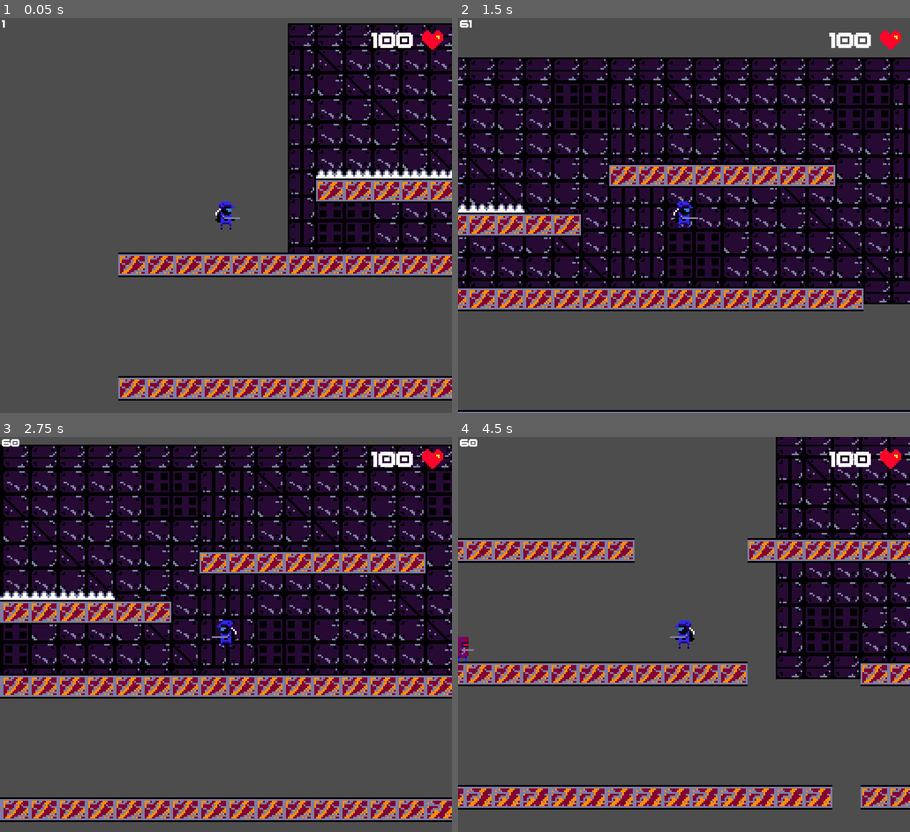
Above: before the commit, frames 1-4 (two rows, left to right).
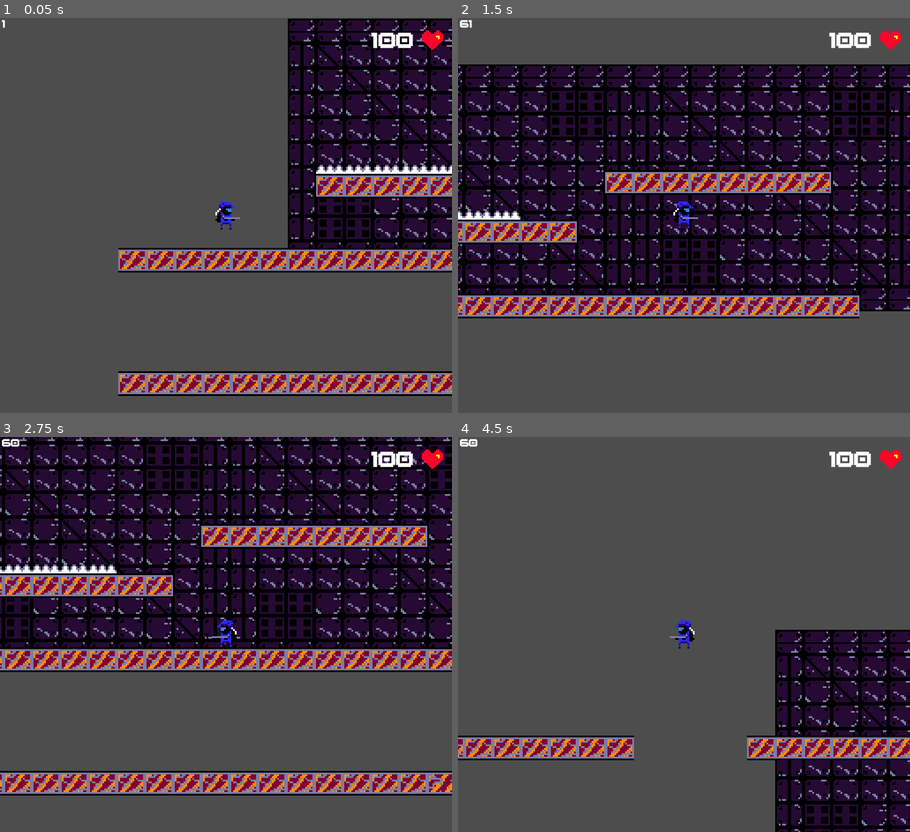
Above: after the commit, the same moments.

Repository: UnknownRori/bunker-the-game
Game: Godot game, scene res://scene/world.tscn
Same seed, same stepped clock (60 frames per second), same inputs: the game is played once before the commit and once after it.
Inputs:
- Up to frame 1 (0.05 s): no input
- Up to frame 2 (1.5 s): tap Enter (Start) at 0.5 s; hold Right (right) from 0.53 s (still down); tap X (B) at 0.6 s; tap Up (up) at 0.77, 0.8, 1.07, 1.35 s
- Up to frame 3 (2.75 s): tap Up (up) at 1.52, 1.82, 2.3 s; tap X (B) at 1.55 s; release Right (right) at 2.03 s; hold Left (left) from 2.03 s (still down); tap Z (A) at 2.1 s
- Up to frame 4 (4.5 s): release Left (left) at 2.78 s; hold Right (right) 2.78-4.28 s; tap X (B) at 2.85 s; tap Up (up) at 3.02, 3.32, 3.77, 3.8, 4.07 s; tap Space (Select) at 3.6 s; hold Left (left) from 4.28 s (still down); tap Enter (Start) at 4.35 s

The runs differ from the first frame. In frame 1, 18% of the frame differs, in the area x 26-100%, y 0-97%; in frame 2, 40%; in frame 3, 54%, in the area x 0-100%, y 0-98%; in frame 4, 41%.

Commit message:
🛠️ Fix movement

Diff:
--- a/src/Composable/Movement.gd
+++ b/src/Composable/Movement.gd
@@ -3,15 +3,15 @@
 @export var speed: float = 250
 @export var jump_power: float = -800
 
-@export var friction: float = 40
-@export var acceleration: float = 100
+@export_range(0.0 , 1.0) var friction: float = 0.5
+@export_range(0.0 , 1.0) var acceleration: float = 0.8
 
-@export var gravity: float = 60
+@export var gravity: float = 4000
 @export var max_jumps: int = 2
 @export var direction_face: int = 1
 var current_jump: int = 0
 
-@onready var parent: Object = get_parent()
+@onready var parent: CharacterBody2D = get_parent()
 @onready var sprite: AnimatedSprite2D = get_parent().get_node("Sprite")
 @onready var controllable: Node = get_parent().get_node("Controllable")
 @onready var hp: Node = get_parent().get_node("Health")
@@ -24,15 +24,8 @@
 	if (controllable):
 		direction = controllable.MOVE_DIR
 
-	if direction != Vector2.ZERO:
-		accelerate(direction)
-		flip_animate(direction)
-		jump(direction)
-	elif direction.x == 0:
-		add_friction()
-
-	gravity_update()
-	parent.move_and_slide()
+	move(direction, delta)
+	flip_animate(direction)
 
 	for i in parent.get_slide_collision_count():
 		var collision = parent.get_slide_collision(i)
@@ -63,14 +56,18 @@
 	else:
 		sprite.flip_h = true
 
-func accelerate(direction):
-	parent.velocity = parent.velocity.move_toward(speed * Vector2(direction.x, 0), acceleration)
+func move(direction: Vector2, delta: float):
+	# gravity
+	parent.velocity.y += gravity * delta
 
-func add_friction():
-	parent.velocity = parent.velocity.move_toward(Vector2.ZERO, friction)
+	if direction.x != 0:
+		parent.velocity.x = lerp(parent.velocity.x, direction.x * speed, acceleration)
+	else:
+		parent.velocity.x = lerp(parent.velocity.x, 0.0, friction)
 
-func gravity_update():
-	parent.velocity.y += gravity
+	parent.move_and_slide()
+
+	jump(direction)
 
 func jump(direction):
 	if direction.y:
